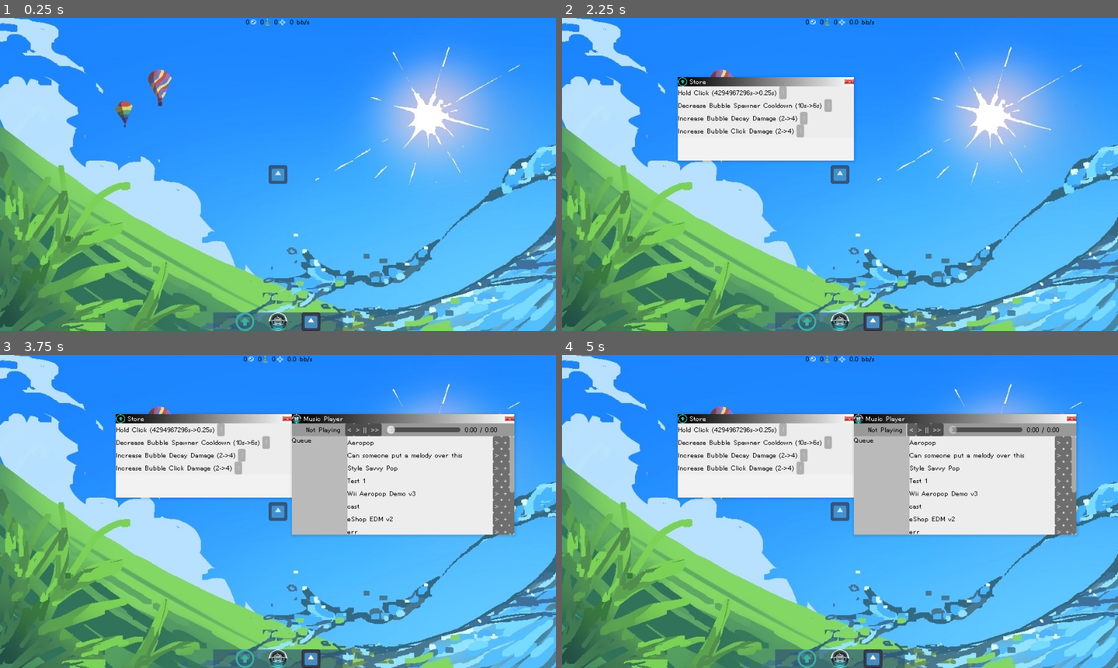
Above: before the commit, frames 1-4 (two rows, left to right).
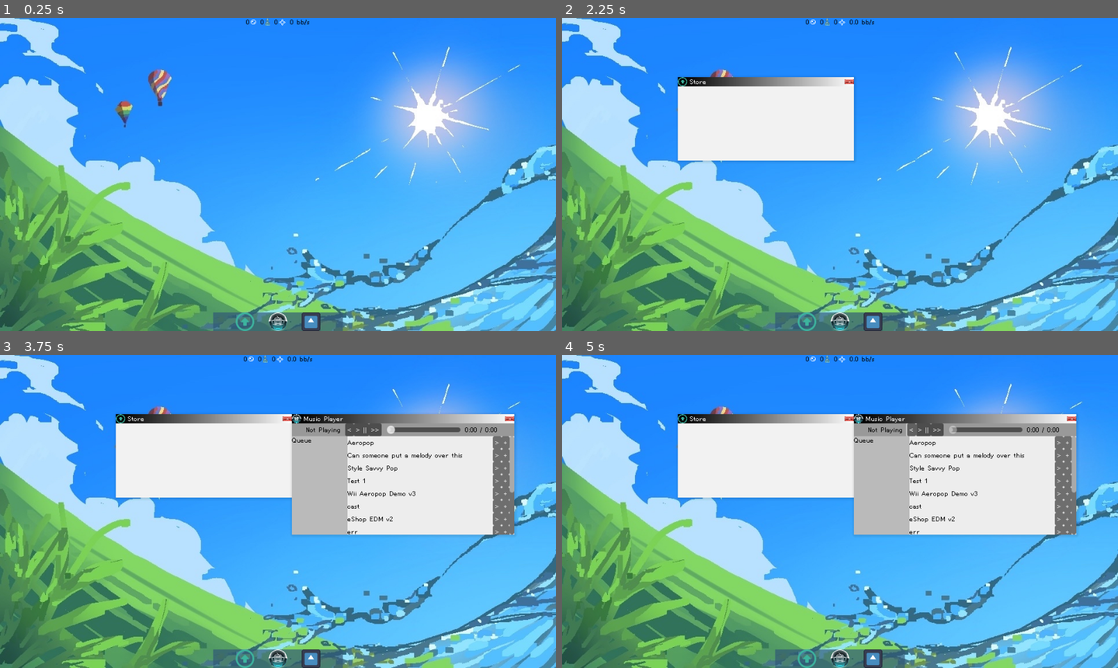
Above: after the commit, the same moments.

Repository: Kipuru/incremental-game
Game: Godot game, scene res://Game/Root/main_game.tscn
The game is run twice, just before and just after one commit, with the same random seed, the same clock (stepped at 60 frames per second) and the same inputs. The engine's default icon, where the game draws it, is replaced by a stand-in: a white triangle on a blue panel in a dark square.
Inputs (mouse positions are in pixels of both pictures, inside the frame that each line leads up to):
- Up to frame 1 (0.25 s): no input
- Up to frame 2 (2.25 s): click (806, 321) at 0.5 s; click (806, 321) at 1.25 s; click (806, 321) at 2 s
- Up to frame 3 (3.75 s): click (311, 658) at 2.75 s; click (278, 658) at 3.5 s
- Up to frame 4 (5 s): click "<" at 4.25 s

The runs differ from the first frame. In frame 1, 0.2% of the frame differs, in the area x 48-52%, y 46-54%; in frame 2, 1.1%, in the area x 20-52%, y 21-54%; in frame 3, 1.1%; in frame 4, 1.1%.
Error after the commit: Invalid access to property or key 'hold_click_cooldown_tier' on a base object of type 'Node (GameStateAutoload)'. (res://Game/Autoloads/click_manager.gd:76)

Commit message:
New WrappedInteger class

Diff:
--- a/Game/Autoloads/debug_helper.gd
+++ b/Game/Autoloads/debug_helper.gd
@@ -52,6 +52,12 @@
 		var value = GameState.get(var_name)
 		if value == null:
 			continue
+
+		if value is WrappedInteger:
+			text += var_name + ":  " + str(value.v)
+			text += "\n"
+			continue
+
 		text += var_name + ":  " + str(value)
 		text += "\n"
 
--- a/Game/Autoloads/game_state.gd
+++ b/Game/Autoloads/game_state.gd
@@ -54,31 +54,6 @@
 		icon_guys_updated.emit(value)
 signal icon_guys_updated(value: int)
 
-# *** upgrades ***
-var hold_click_cooldown_tier := 0:
-	set(value):
-		hold_click_cooldown_tier = value
-		hold_click_cooldown_tier_updated.emit(value)
-signal hold_click_cooldown_tier_updated(value: int)
-
-var bubble_spawner_cooldown_tier := 0:
-	set(value):
-		bubble_spawner_cooldown_tier = value
-		bubble_spawner_cooldown_tier_updated.emit(value)
-signal bubble_spawner_cooldown_tier_updated(value: int)
-
-var bubble_decay_damage_tier := 0:
-	set(value):
-		bubble_decay_damage_tier = value
-		bubble_decay_damage_tier_updated.emit(value)
-signal bubble_decay_damage_tier_updated(value: int)
-
-var bubble_click_damage_tier := 0:
-	set(value):
-		bubble_click_damage_tier = value
-		bubble_click_damage_tier_updated.emit(value)
-signal bubble_click_damage_tier_updated(value: int)
-
 # *** progression ***
 var prestiege_points := 0:
 	set(value):
@@ -91,3 +66,9 @@
 		stage = value
 		stage_updated.emit(value)
 signal stage_updated(value: int)
+
+# *** purchases ***
+var hold_click_tier := WrappedInteger.new(0)
+var bubble_spawner_cooldown_tier := WrappedInteger.new(0)
+var bubble_decay_damage_tier := WrappedInteger.new(0)
+var bubble_click_damage_tier := WrappedInteger.new(0)
--- /dev/null
+++ b/Game/Data/wrapped_integer.gd
@@ -0,0 +1,13 @@
+# Wrapper class for int so we can store and pass by reference
+# Supports observer pattern for updates
+class_name WrappedInteger
+
+signal updated(value: int)
+
+var v: int:
+	set(value):
+		v = value
+		updated.emit(value)
+
+func _init(x):
+	v = x
Not shown, added: Game/Data/wrapped_integer.gd.uid
